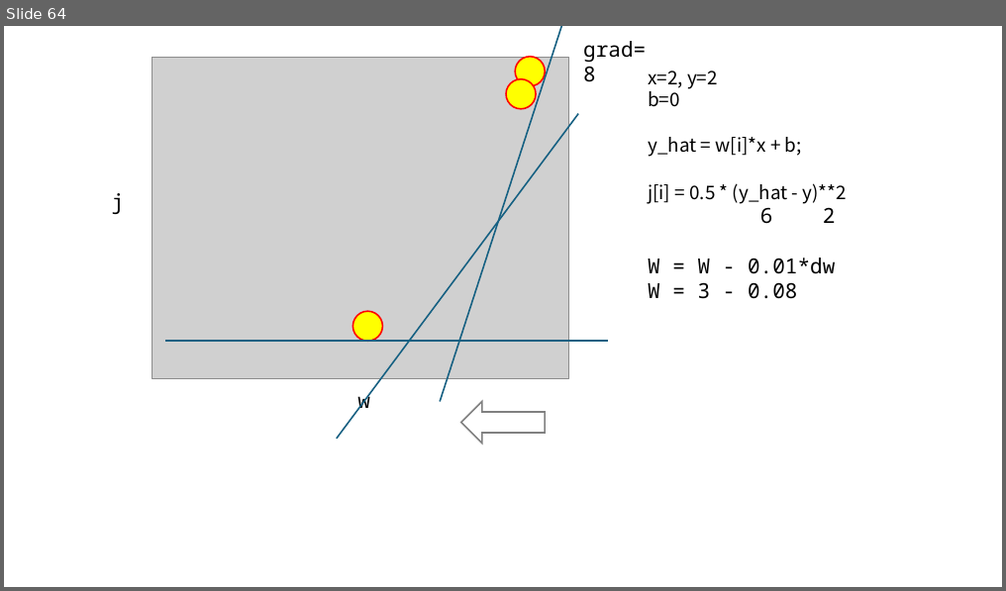
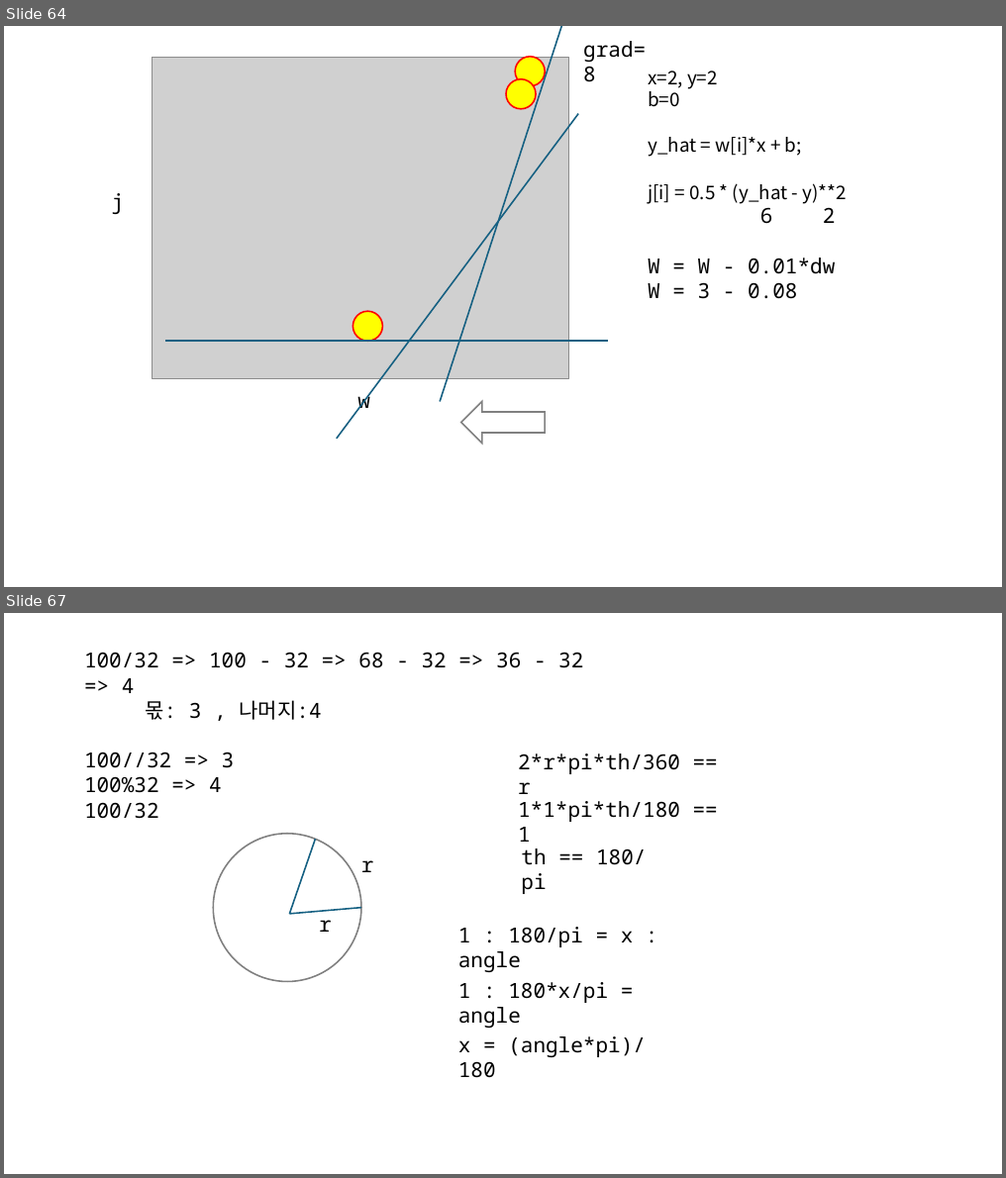
Before and after one commit to imguru-mooc/mfu-optimization, a slide deck: 판서.pptx. Shown one above the other, each under a label of ours: slide 64 before the commit, slides 64 and 67 after it; the slides between them are not shown. The pictures are 1006x591 and 1006x1178 pixels, drawn with LibreOffice and Linux fonts; fonts in the diff are those of the drawing; grey boxes stand for pictures. Boxes give left, top, right and bottom in pixels: in the first picture for what was removed or moved away, otherwise in the second. Text is boxed around its words. In the diff, an @@ line names an element or a change of style, - is before the commit and + after.

```diff
--- a/판서.pptx
+++ b/판서.pptx
@@ slide 67 added at (4, 613, 1002, 1174), background #FFFFFF @@
@@ text added at (84, 652, 583, 793), 20 pt, text #000000 @@
+100/32 => 100 - 32 => 68 - 32 => 36 - 32 => 4
+몫: 3 , 나머지:4
+100//32 => 3
+100%32 => 4
+100/32
@@ text added at (518, 754, 680, 794), 20 pt, text #000000 @@
+2*r*pi*th/360 == r
@@ text added at (518, 801, 680, 842), 20 pt, text #000000 @@
+1*1*pi*th/180 == 1
@@ ellipse added at (213, 834, 361, 982), fill #FFFFFF, outline #808080 1.5 pt @@
@@ line added from (289, 914) to (316, 839), #156082 1.5 pt @@
@@ text added at (521, 849, 646, 894), 20 pt, text #000000 @@
+th == 180/pi
@@ text added at (361, 861, 374, 872), 20 pt, text #000000 @@
+r
@@ line added from (289, 914) to (361, 908), #156082 1.5 pt @@
@@ text added at (319, 920, 332, 932), 20 pt, text #000000 @@
+r
@@ text added at (458, 927, 634, 972), 20 pt, text #000000 @@
+1 : 180/pi = x : angle
@@ text added at (458, 982, 608, 1028), 20 pt, text #000000 @@
+1 : 180*x/pi = angle
@@ text added at (458, 1037, 646, 1078), 20 pt, text #000000 @@
+x = (angle*pi)/180
```
Also in this commit, not shown: 80 other slides added, 2 other files.
